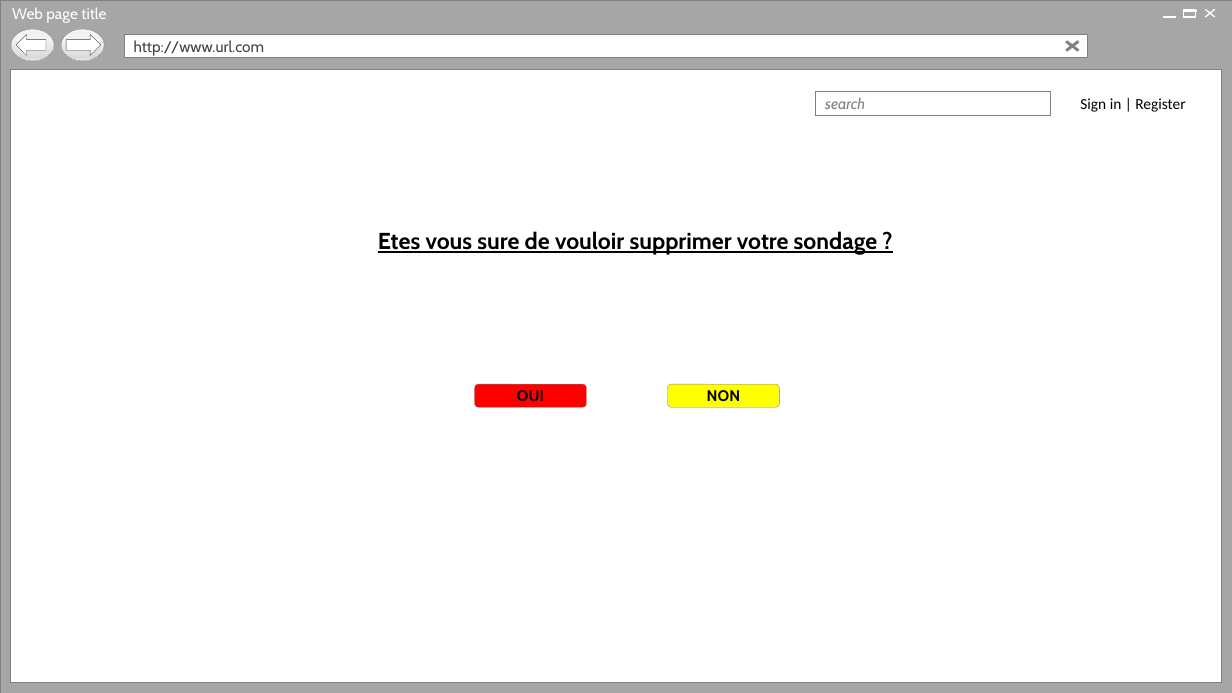
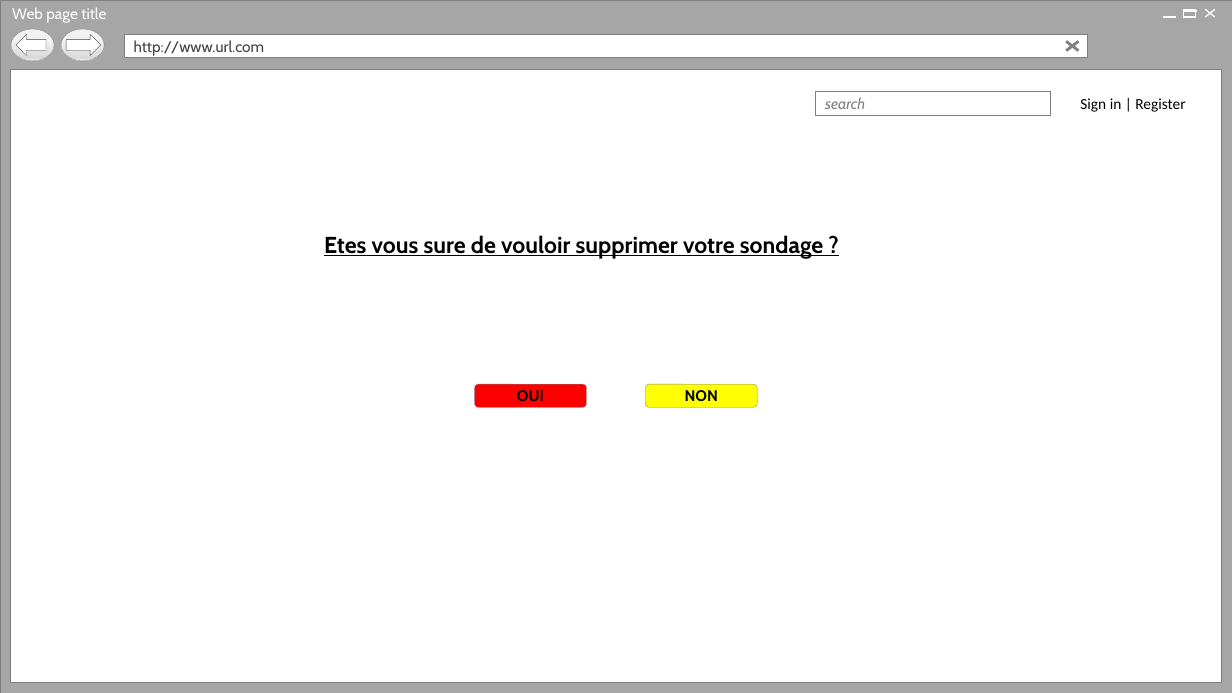
Before and after one commit to Holyz1988/PROJET1-ASP.NET, a slide deck: slide 22 of Page d’acceuil.pptx. Drawn at 1232x693 pixels with LibreOffice and Linux fonts; fonts in the diff are those of the drawing; background and template pictures are left out. Boxes give left, top, right and bottom in pixels: in the first picture for what was removed or moved away, otherwise in the second. Text is boxed around its words. In the diff, an @@ line names an element or a change of style, - is before the commit and + after.

```diff
--- a/Page d’acceuil.pptx
+++ b/Page d’acceuil.pptx
@@ text "Etes vous sure de vouloir ...": place and size @@
-text "Etes vous sure de vouloir ..." at (378,231,878,255)
+text "Etes vous sure de vouloir ..." at (324,235,824,259)
@@ rounded rectangle "NON": place and size @@
-rounded rectangle "NON" at (667,384,779,408)
+rounded rectangle "NON" at (646,384,758,408)
```
Also in this commit, not shown: 2 other slides changed, 3 other files.
